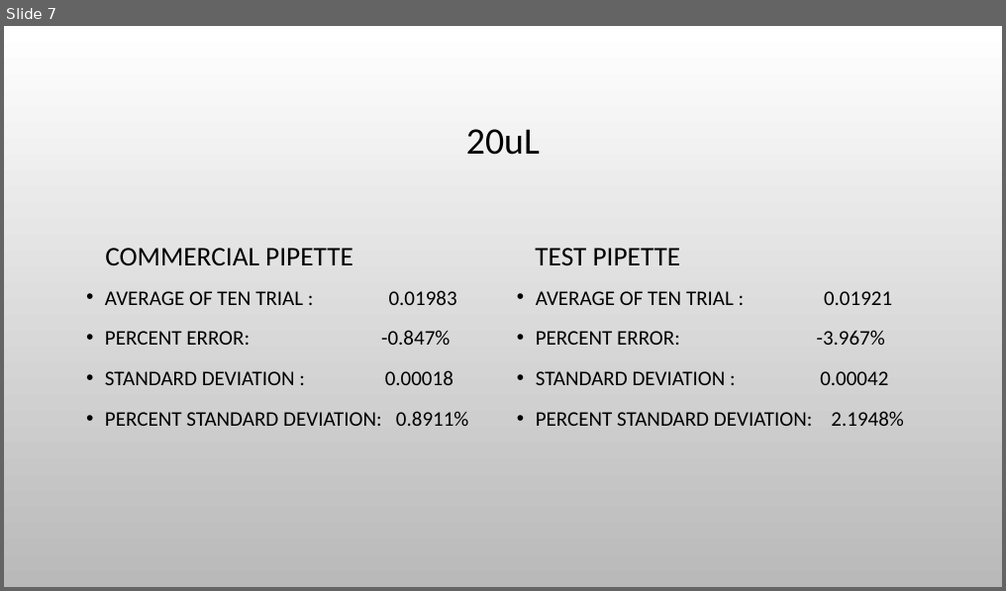
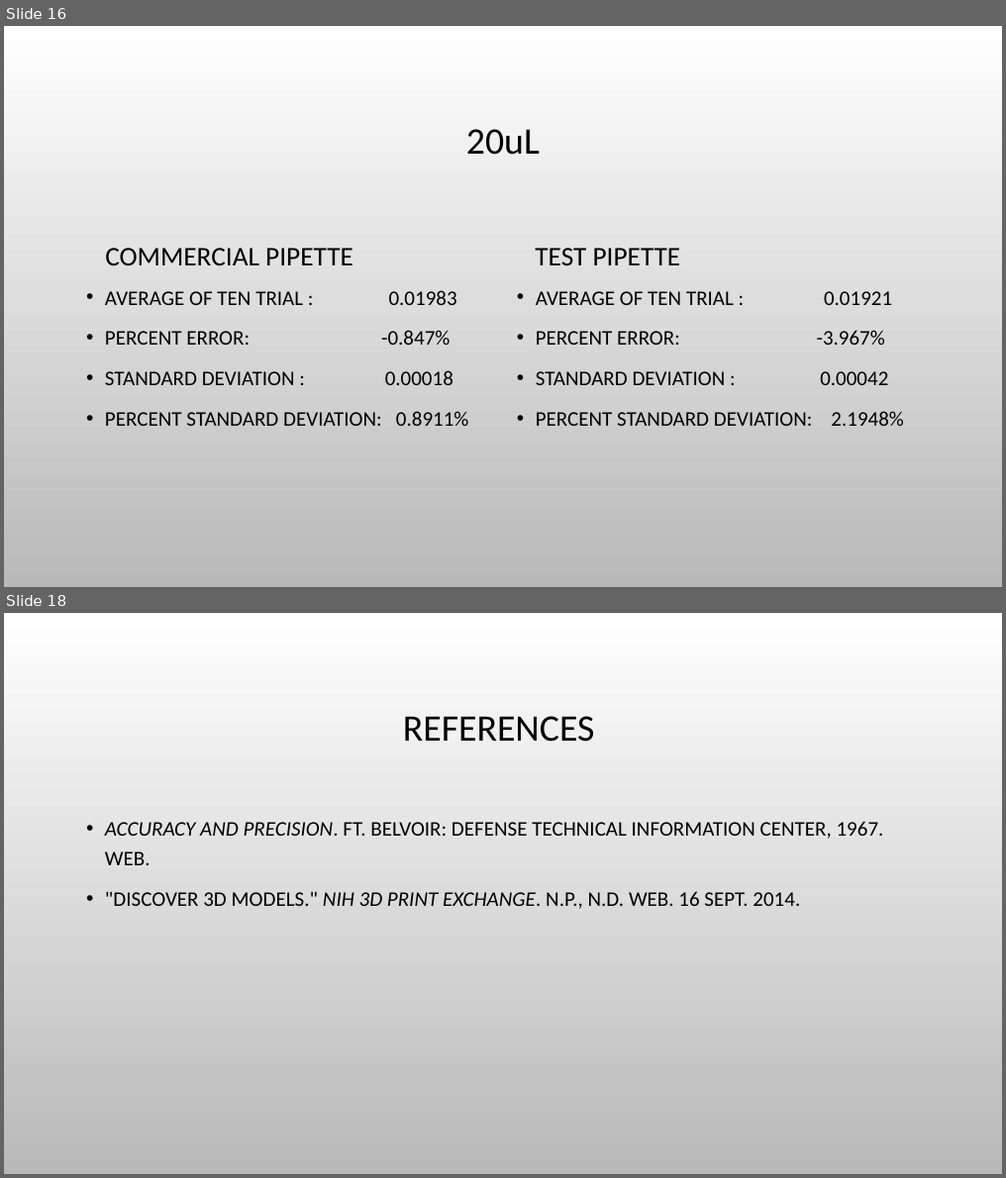
Before and after one commit to Biological-Microsystems-Laboratory/micropipette, a slide deck: Presentation1.pptx. Shown one above the other, each under a label of ours: slide 7 before the commit, slides 16 and 18 after it; the slides between them are not shown. The pictures are 1006x591 and 1006x1178 pixels, drawn with LibreOffice and Linux fonts; fonts in the diff are those of the drawing; background and template pictures are left out. Boxes give left, top, right and bottom in pixels: in the first picture for what was removed or moved away, otherwise in the second. Text is boxed around its words. In the diff, an @@ line names an element or a change of style, - is before the commit and + after.

```diff
--- a/Presentation1.pptx
+++ b/Presentation1.pptx
@@ slide 18 added at [4,613,1002,1174], background picture (left out) @@
@@ title added at [403,716,595,742], 36 pt, text #000000 @@
+REFERENCES
@@ text added at [105,821,884,909], 20 pt, text #000000 @@
+• ACCURACY AND PRECISION. FT. BELVOIR: DEFENSE TECHNICAL INFORMATION CENTER, 1967. WEB.
+• "DISCOVER 3D MODELS." NIH 3D PRINT EXCHANGE. N.P., N.D. WEB. 16 SEPT. 2014.
@@ what was slide 7 is now slide 16 @@
```
Also in this commit, not shown: 2 slides changed, 12 other slides added, 1 slide removed, 2 other files.
